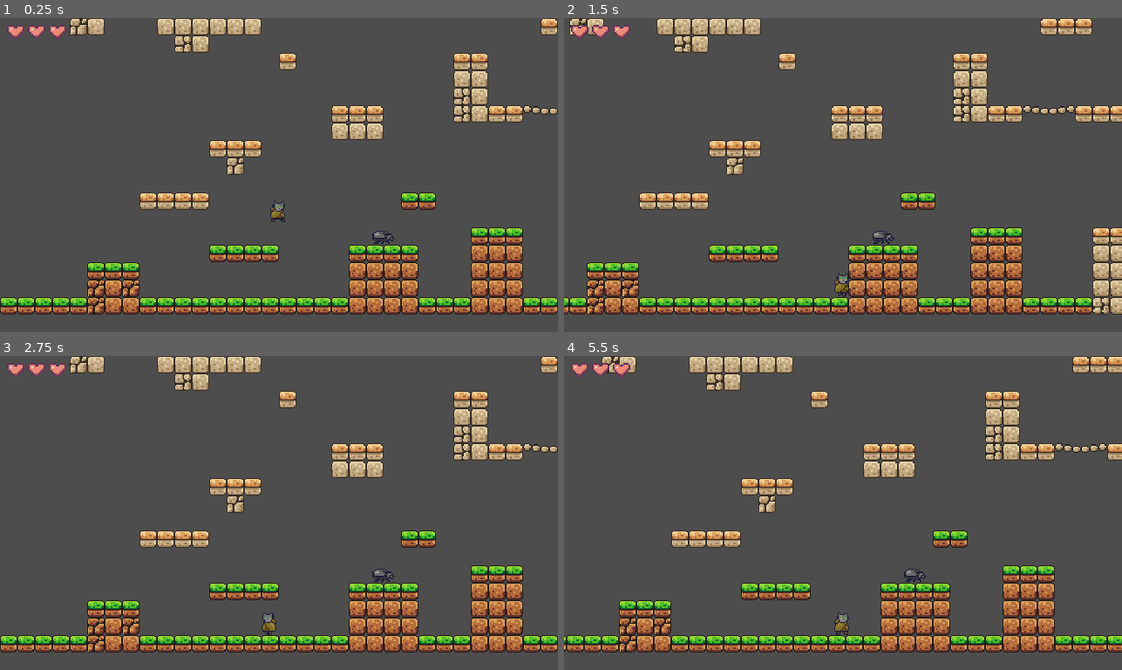
Above: before the commit, frames 1-4 (two rows, left to right).
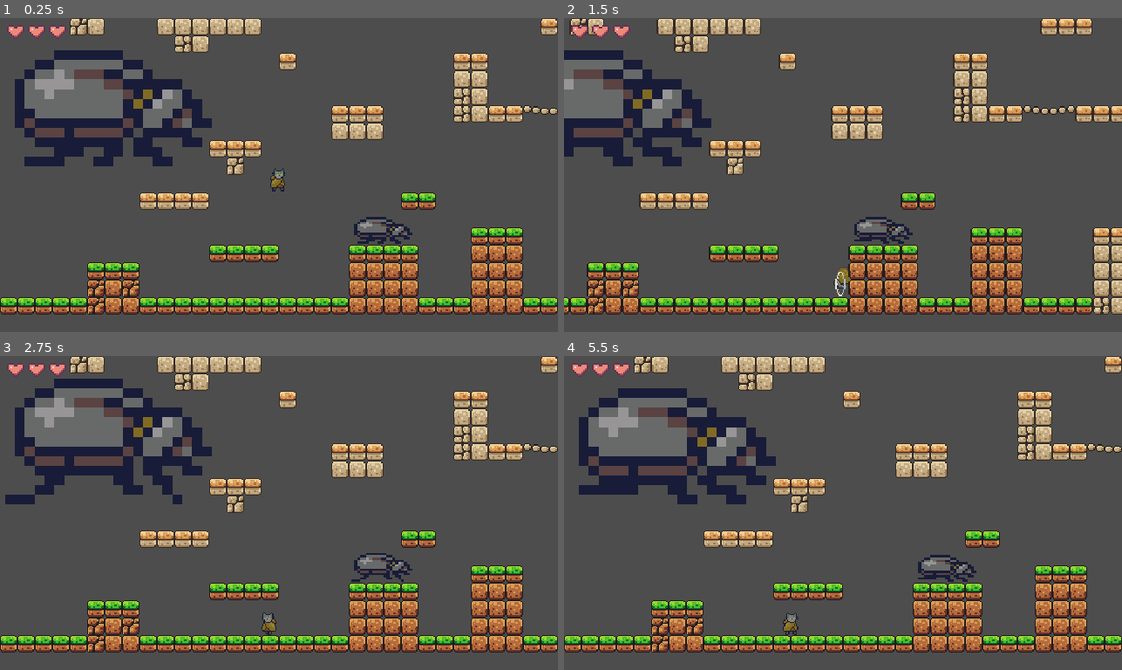
Above: after the commit, the same moments.

Repository: Peter-Bel/game-project-cat
Game: Godot game, scene res://Scenes/ScenesDefault/scene_right.tscn
Same seed, same stepped clock (60 frames per second), same inputs: the game is played once before the commit and once after it.
Inputs:
- Up to frame 1 (0.25 s): no input
- Up to frame 2 (1.5 s): hold D (right) from 0.53 s (still down); tap J (attack) at 0.6 s; tap Space (jump) at 0.77 s; tap K (spin, bound only after the commit) at 0.8, 1.35 s
- Up to frame 3 (2.75 s): tap Space (jump) at 1.52 s; tap J (attack) at 1.55, 2.1 s; release D (right) at 2.03 s; hold A (left) from 2.03 s (still down); tap K (spin, bound only after the commit) at 2.3 s
- Up to frame 4 (5.5 s): release A (left) at 2.78 s; hold D (right) 2.78-4.28 s; tap K (spin, bound only after the commit) at 2.85, 3.8, 4.35, 5.3 s; tap Space (jump) at 3.02, 3.77, 4.52 s; tap J (attack) at 3.05, 3.6, 4.55, 5.1 s; hold A (left) 4.28-5.03 s; hold D (right) from 5.03 s (still down)

The runs differ from the first frame. In frame 1, 9.1% of the frame differs, in the area x 2-74%, y 10-72%; in frame 2, 8.2%; in frame 3, 8.8%; in frame 4, 30%, in the area x 0-100%, y 0-95%.

Commit message:
Add files via upload

Diff:
--- a/catastrophe(draft)/Nodes/Enemies/enemy_1.gd
+++ b/catastrophe(draft)/Nodes/Enemies/enemy_1.gd
@@ -3,7 +3,18 @@
 
 
 # variables
-@onready var health = 10
+@onready var animated_sprite: AnimatedSprite2D = $AnimatedSprite2D
+@onready var health_node: Health = $Health
+@onready var animated_sprite_2d: AnimatedSprite2D = $AnimatedSprite2D
+
+var death_time: Timer = null
+var time_to_death = 0.2
+
+var knock = 1.5
+var knock_acc = 0.05
+var direction = Vector2(0,0)
+
+var active = true
 
 
 # Called when the node enters the scene tree for the first time.
@@ -13,17 +24,47 @@
 
 # Called every frame. 'delta' is the elapsed time since the previous frame.
 func _process(delta: float) -> void:
-	pass
+	if (!death_time and health_node.health <= 0):
+		death(time_to_death)
+		animated_sprite.play("Death")
+	if (health_node.health <= 0):
+		position.x += direction.x * knock
+		position.y += direction.y * knock
+		knock = lerp(knock, 0.0, knock_acc)
 
 
 # Attack area for player
 func _on_attack_area_body_entered(body: Node2D) -> void:
-	if (body is Player):
+	if (body is Player and active):
 		# print("Enemy")
 		var dir = global_position.direction_to(body.global_position)
 		body.damage(1, dir)
 
+# damage
+func damage(damage: int, dir: Vector2) -> void:
+	if (health_node.imortal):
+		pass
+	else:
+		direction = dir
+		# set health
+		health_node.set_health(health_node.health - damage)
+		print(health_node.health)
 
-# damage
-func damage(damage: int, direction: Vector2) -> void:
-	pass
+
+# death
+func death(time: float):
+	if death_time == null:
+		active = false
+		death_time = Timer.new()
+		add_child(death_time)
+		death_time.wait_time = time
+		death_time.one_shot = true
+		animated_sprite_2d.modulate = Color.DARK_GRAY
+	# Connect its timeout signal to a function we want called
+	death_time.timeout.connect(_on_death)
+	# Start the timer
+	death_time.start()
+# death timer complete
+func _on_death():
+	# remove self
+	self.queue_free()
--- a/catastrophe(draft)/Nodes/Enemies/enemy_1.tscn
+++ b/catastrophe(draft)/Nodes/Enemies/enemy_1.tscn
@@ -1,7 +1,8 @@
-[gd_scene load_steps=11 format=3 uid="uid://db3ey5xotuejn"]
+[gd_scene load_steps=12 format=3 uid="uid://db3ey5xotuejn"]
 
 [ext_resource type="Script" uid="uid://f0b5tcjxum0x" path="res://Nodes/Enemies/enemy_1.gd" id="1_f0t3t"]
 [ext_resource type="Texture2D" uid="uid://bxlacjwihcvv1" path="res://Assets/EnemyAssets/BugEnemy1.png" id="1_pp4sg"]
+[ext_resource type="Texture2D" uid="uid://cvye4sonqykxc" path="res://Assets/EnemyAssets/BugEnemyDeath.png" id="2_tfw8h"]
 [ext_resource type="PackedScene" uid="uid://kml4fhwc3cbe" path="res://Nodes/health.tscn" id="3_ldken"]
 
 [sub_resource type="RectangleShape2D" id="RectangleShape2D_vvc4h"]
@@ -27,6 +28,14 @@
 animations = [{
 "frames": [{
 "duration": 1.0,
+"texture": ExtResource("2_tfw8h")
+}],
+"loop": true,
+"name": &"Death",
+"speed": 5.0
+}, {
+"frames": [{
+"duration": 1.0,
 "texture": SubResource("AtlasTexture_f0t3t")
 }, {
 "duration": 1.0,
@@ -39,7 +48,7 @@
 "texture": SubResource("AtlasTexture_yit48")
 }],
 "loop": true,
-"name": &"default",
+"name": &"Idle",
 "speed": 6.0
 }]
 
@@ -47,20 +56,24 @@
 size = Vector2(14, 8)
 
 [node name="Enemy1" type="Node2D"]
-position = Vector2(0, -7)
 script = ExtResource("1_f0t3t")
 
-[node name="CollisionShape2D" type="CollisionShape2D" parent="."]
-position = Vector2(0, 6.5)
+[node name="Area2D" type="Area2D" parent="."]
+position = Vector2(0, 0.5)
+
+[node name="CollisionShape2D" type="CollisionShape2D" parent="Area2D"]
 shape = SubResource("RectangleShape2D_vvc4h")
 
 [node name="AnimatedSprite2D" type="AnimatedSprite2D" parent="."]
 light_mask = 2
 visibility_layer = 2
+position = Vector2(0, -6)
 sprite_frames = SubResource("SpriteFrames_pk2hw")
-frame_progress = 0.269769
+animation = &"Death"
+autoplay = "Idle"
 
 [node name="AttackArea" type="Area2D" parent="."]
+position = Vector2(0, -7)
 
 [node name="CollisionShape2D" type="CollisionShape2D" parent="AttackArea"]
 position = Vector2(0, 7)
@@ -68,6 +81,7 @@
 debug_color = Color(0.945767, 0.182034, 0.377748, 0.42)
 
 [node name="Health" parent="." instance=ExtResource("3_ldken")]
+max_health = 50
 
 [connection signal="area_entered" from="AttackArea" to="." method="_on_attack_area_area_entered"]
 [connection signal="body_entered" from="AttackArea" to="." method="_on_attack_area_body_entered"]
--- /dev/null
+++ b/catastrophe(draft)/Nodes/ParticlesAndGui/particle.gd
@@ -0,0 +1,37 @@
+extends Node2D
+
+# variables
+@onready var animated_sprite_2d: AnimatedSprite2D = $AnimatedSprite2D
+var type = 0
+
+
+# Called when the node enters the scene tree for the first time.
+func _ready() -> void:
+	pass # Replace with function body.
+
+# Called every frame. 'delta' is the elapsed time since the previous frame.
+func _process(delta: float) -> void:
+	pass
+
+# set sprite
+func spr(spr: String):
+	animated_sprite_2d.play(spr)
+	animated_sprite_2d.frame = 0
+
+# set image
+func img(img: Array):
+	var len = img.size()
+	#flip x
+	if (len >= 1):
+		animated_sprite_2d.flip_h = img[0]
+	if (len >= 2):
+		animated_sprite_2d.flip_v = img[1]
+	if (len >= 3):
+		animated_sprite_2d.rotation = deg_to_rad(img[2])
+		print(img[2])
+
+# animation finish
+func _on_animated_sprite_2d_animation_finished() -> void:
+	if (type == 0):
+		if animated_sprite_2d.animation_finished:
+			self.queue_free()
--- /dev/null
+++ b/catastrophe(draft)/Nodes/ParticlesAndGui/particle.tscn
@@ -0,0 +1,114 @@
+[gd_scene load_steps=16 format=3 uid="uid://bucsoxk0yio2p"]
+
+[ext_resource type="Script" uid="uid://5mjp4mskclwn" path="res://Nodes/ParticlesAndGui/particle.gd" id="1_em8jy"]
+[ext_resource type="Texture2D" uid="uid://d0aki2peysrg5" path="res://Assets/ParticleAssets/HitImpactParticle.png" id="1_y0y0j"]
+[ext_resource type="Texture2D" uid="uid://g3nlyc4nrs8k" path="res://Assets/ParticleAssets/PlayerAttackParticle.png" id="2_34fxq"]
+
+[sub_resource type="AtlasTexture" id="AtlasTexture_ym236"]
+atlas = ExtResource("2_34fxq")
+region = Rect2(0, 0, 48, 48)
+
+[sub_resource type="AtlasTexture" id="AtlasTexture_yk3re"]
+atlas = ExtResource("2_34fxq")
+region = Rect2(48, 0, 48, 48)
+
+[sub_resource type="AtlasTexture" id="AtlasTexture_i2nbh"]
+atlas = ExtResource("2_34fxq")
+region = Rect2(96, 0, 48, 48)
+
+[sub_resource type="AtlasTexture" id="AtlasTexture_yykhu"]
+atlas = ExtResource("2_34fxq")
+region = Rect2(0, 48, 48, 48)
+
+[sub_resource type="AtlasTexture" id="AtlasTexture_fs0hy"]
+atlas = ExtResource("2_34fxq")
+region = Rect2(48, 48, 48, 48)
+
+[sub_resource type="AtlasTexture" id="AtlasTexture_ckc08"]
+atlas = ExtResource("2_34fxq")
+region = Rect2(96, 48, 48, 48)
+
+[sub_resource type="AtlasTexture" id="AtlasTexture_kkfg7"]
+atlas = ExtResource("2_34fxq")
+region = Rect2(0, 96, 48, 48)
+
+[sub_resource type="AtlasTexture" id="AtlasTexture_em8jy"]
+atlas = ExtResource("1_y0y0j")
+region = Rect2(0, 0, 32, 32)
+
+[sub_resource type="AtlasTexture" id="AtlasTexture_34fxq"]
+atlas = ExtResource("1_y0y0j")
+region = Rect2(32, 0, 32, 32)
+
+[sub_resource type="AtlasTexture" id="AtlasTexture_d0j8p"]
+atlas = ExtResource("1_y0y0j")
+region = Rect2(64, 0, 32, 32)
+
+[sub_resource type="AtlasTexture" id="AtlasTexture_lyrmr"]
+atlas = ExtResource("1_y0y0j")
+region = Rect2(0, 32, 32, 32)
+
+[sub_resource type="SpriteFrames" id="SpriteFrames_lyrmr"]
+resource_local_to_scene = true
+animations = [{
+"frames": [],
+"loop": true,
+"name": &"default",
+"speed": 5.0
+}, {
+"frames": [{
+"duration": 1.0,
+"texture": SubResource("AtlasTexture_ym236")
+}, {
+"duration": 1.0,
+"texture": SubResource("AtlasTexture_yk3re")
+}, {
+"duration": 1.0,
+"texture": SubResource("AtlasTexture_i2nbh")
+}, {
+"duration": 1.0,
+"texture": SubResource("AtlasTexture_yykhu")
+}, {
+"duration": 1.0,
+"texture": SubResource("AtlasTexture_fs0hy")
+}, {
+"duration": 1.0,
+"texture": SubResource("AtlasTexture_ckc08")
+}, {
+"duration": 1.0,
+"texture": SubResource("AtlasTexture_kkfg7")
+}],
+"loop": false,
+"name": &"player_attack_hit",
+"speed": 15.0
+}, {
+"frames": [{
+"duration": 1.0,
+"texture": SubResource("AtlasTexture_em8jy")
+}, {
+"duration": 1.0,
+"texture": SubResource("AtlasTexture_34fxq")
+}, {
+"duration": 1.0,
+"texture": SubResource("AtlasTexture_d0j8p")
+}, {
+"duration": 1.0,
+"texture": SubResource("AtlasTexture_lyrmr")
+}],
+"loop": false,
+"name": &"player_dash",
+"speed": 8.0
+}]
+
+[node name="Particle" type="Node2D"]
+script = ExtResource("1_em8jy")
+
+[node name="AnimatedSprite2D" type="AnimatedSprite2D" parent="."]
+z_index = 2
+sprite_frames = SubResource("SpriteFrames_lyrmr")
+animation = &"player_attack_hit"
+autoplay = "default"
+frame = 6
+frame_progress = 1.0
+
+[connection signal="animation_finished" from="AnimatedSprite2D" to="." method="_on_animated_sprite_2d_animation_finished"]
--- /dev/null
+++ b/catastrophe(draft)/Nodes/ParticlesAndGui/scene_fade.gd
@@ -0,0 +1,30 @@
+extends ColorRect
+
+# variables
+var play = ''
+
+
+# Called when the node enters the scene tree for the first time.
+func _ready() -> void:
+	GameManager.pause_screen()
+	NavigationManager.scene_fade = self
+	# $AnimationPlayer.play('Dark')
+
+# Called every frame. 'delta' is the elapsed time since the previous frame.
+func _process(delta: float) -> void:
+	if (play != ''):
+		$AnimationPlayer.play(play)
+		play = ''
+
+# animation
+func fade(fade: bool):
+	if (fade):
+		play = 'Fade'
+		GameManager.pause_screen()
+	else:
+		play = 'Open'
+
+# unpause when finished
+func _on_animation_player_animation_finished(anim_name: StringName) -> void:
+	if ($AnimationPlayer.assigned_animation == 'Open'):
+		GameManager.unpause_screen()
--- /dev/null
+++ b/catastrophe(draft)/Nodes/ParticlesAndGui/scene_fade.tscn
@@ -0,0 +1,94 @@
+[gd_scene load_steps=7 format=3 uid="uid://22vqg3buca64"]
+
+[ext_resource type="Script" uid="uid://bl8xytl6ehge1" path="res://Nodes/ParticlesAndGui/scene_fade.gd" id="1_r7xk7"]
+
+[sub_resource type="Animation" id="Animation_5qtqw"]
+resource_name = "Dark"
+tracks/0/type = "value"
+tracks/0/imported = false
+tracks/0/enabled = true
+tracks/0/path = NodePath(".:modulate")
+tracks/0/interp = 1
+tracks/0/loop_wrap = true
+tracks/0/keys = {
+"times": PackedFloat32Array(0),
+"transitions": PackedFloat32Array(1),
+"update": 0,
+"values": [Color(1, 1, 1, 1)]
+}
+
+[sub_resource type="Animation" id="Animation_uuoja"]
+resource_name = "Fade"
+length = 0.3
+tracks/0/type = "value"
+tracks/0/imported = false
+tracks/0/enabled = true
+tracks/0/path = NodePath(".:modulate")
+tracks/0/interp = 1
+tracks/0/loop_wrap = true
+tracks/0/keys = {
+"times": PackedFloat32Array(0, 0.233333),
+"transitions": PackedFloat32Array(1, 1),
+"update": 0,
+"values": [Color(1, 1, 1, 0), Color(1, 1, 1, 1)]
+}
+
+[sub_resource type="Animation" id="Animation_j6esq"]
+resource_name = "Open"
+length = 0.3
+tracks/0/type = "value"
+tracks/0/imported = false
+tracks/0/enabled = true
+tracks/0/path = NodePath(".:modulate")
+tracks/0/interp = 1
+tracks/0/loop_wrap = true
+tracks/0/keys = {
+"times": PackedFloat32Array(0, 0.233333),
+"transitions": PackedFloat32Array(1, 1),
+"update": 0,
+"values": [Color(1, 1, 1, 1), Color(1, 1, 1, 0)]
+}
+
+[sub_resource type="Animation" id="Animation_r7xk7"]
+length = 0.001
+tracks/0/type = "value"
+tracks/0/imported = false
+tracks/0/enabled = true
+tracks/0/path = NodePath(".:modulate")
+tracks/0/interp = 1
+tracks/0/loop_wrap = true
+tracks/0/keys = {
+"times": PackedFloat32Array(0),
+"transitions": PackedFloat32Array(1),
+"update": 0,
+"values": [Color(1, 1, 1, 0)]
+}
+
+[sub_resource type="AnimationLibrary" id="AnimationLibrary_5qtqw"]
+_data = {
+&"Dark": SubResource("Animation_5qtqw"),
+&"Fade": SubResource("Animation_uuoja"),
+&"Open": SubResource("Animation_j6esq"),
+&"RESET": SubResource("Animation_r7xk7")
+}
+
+[node name="SceneFade" type="ColorRect"]
+process_mode = 2
+modulate = Color(1, 1, 1, 0)
+anchors_preset = 15
+anchor_right = 1.0
+anchor_bottom = 1.0
+grow_horizontal = 2
+grow_vertical = 2
+mouse_filter = 2
+color = Color(0, 0, 0, 1)
+script = ExtResource("1_r7xk7")
+
+[node name="AnimationPlayer" type="AnimationPlayer" parent="."]
+libraries = {
+&"": SubResource("AnimationLibrary_5qtqw")
+}
+autoplay = "Dark"
+movie_quit_on_finish = true
+
+[connection signal="animation_finished" from="AnimationPlayer" to="." method="_on_animation_player_animation_finished"]
--- a/catastrophe(draft)/Nodes/camera.gd
+++ b/catastrophe(draft)/Nodes/camera.gd
@@ -2,6 +2,7 @@
 
 # variables
 var shake = 0
+var shake_max = 0
 @onready var br = $BottomRight.get_global_position()
 @onready var tl = $TopLeft.get_global_position()
 
@@ -17,6 +18,13 @@
 
 # Called every frame. 'delta' is the elapsed time since the previous frame.
 func _process(delta: float) -> void:
+	# reset shake
+	if (shake <= 0):
+		shake_max = 0
+	if (shake_max > 0):
+		if (shake < shake_max):
+			shake = shake_max
+	# player and shake
 	var player = get_parent()
 	if (shake > 0):
 		limit_bottom = br.y + shake
@@ -33,3 +41,4 @@
 			limit_left = tl.x
 			global_position.y = player.global_position.y
 			global_position.x = player.global_position.x
+		shake_max = shake
--- a/catastrophe(draft)/Nodes/health.gd
+++ b/catastrophe(draft)/Nodes/health.gd
@@ -1,16 +1,14 @@
 extends Node
 class_name Health
 
+# signal
 signal health_zero
-
 
 # variables
 @export var max_health: int = 3 : set = set_max_health, get = get_max_health
+@onready var health: int = max_health : set = set_health, get = get_health
 @export var imortal: bool = false : set = set_imortal, get = get_imortal
-
 var imortal_time: Timer = null
-
-@onready var health: int = max_health : set = set_health, get = get_health
 
 
 # max health funcitons
--- a/catastrophe(draft)/Nodes/player.gd
+++ b/catastrophe(draft)/Nodes/player.gd
@@ -11,12 +11,17 @@
 const ATTACK_TIME = 50
 const ATTACK_ACC = 20
 const ATTACK_DAMAGE = 10
+const SPIN_ACC = 5
+const SPIN_VELOCITY_X = 185
+const SPIN_VELOCITY_Y = 250
+const SPIN_X_UP = -110
 @onready var animated_sprite: AnimatedSprite2D = $AnimatedSprite2D
 
 # variables
 @onready var attack = $AttackArea
 @onready var attack_shape = $AttackArea/AttackShape2D
 @onready var cam = $Camera
+@onready var scene_fade: ColorRect = $"../CanvasLayer/SceneFade"
 var spr_state = "Idle"
 var state_time = 0
 
@@ -34,6 +39,10 @@
 var death_time: Timer = null
 var time_to_death = 2
 
+var spin = true
+var dash_dir_x = 0
+var dash_dir_y = 0
+var spin_time = 0.0167 * 20
 
 
 # ready
@@ -48,10 +57,14 @@
 		else:
 			health_node.set_health(GameManager.player_hp)
 			health_gui.updateHearts(health_node.health)
-
+	# scene fading
+	if scene_fade:
+		scene_fade.fade(false)
+	else:
+		GameManager.unpause_screen()
 
 # death
-func death(time: int):
+func death(time: float):
 	if death_time == null:
 		death_time = Timer.new()
 		add_child(death_time)
@@ -84,6 +97,8 @@
 	# Add the gravity.
 	if not is_on_floor():
 		velocity += get_gravity() * delta
+	else:
+		spin = true
 
 	### Handle jump.
 	# timers
@@ -117,12 +132,28 @@
 		else:
 			velocity.x = move_toward(velocity.x, 0, SPEED)
 
-	### animation
+	## Spin Direction
+	dash_dir_x = direction
+	dash_dir_y = Input.get_axis("up", "down")
+
+	### animation and states
 	# idle (base)
 	if (spr_state == "Idle"):
 		if (health_node.health <= 0):
 			spr_state = "Death"
 			death(1)
+		elif Input.is_action_just_pressed("spin") and (dash_dir_x != 0 or dash_dir_y != 0) and spin: # spin
+			spr_state = "Spin"
+			state_time = spin_time
+			spin = false
+			if (dash_dir_y != 0):
+				velocity.y = SPIN_VELOCITY_Y * dash_dir_y
+				GameManager.particle("player_dash", position, 0, Vector2(0, 0), 0.0, [false, false ,90 * sign(dash_dir_y) + (20 * sign(dash_dir_x) * sign(-dash_dir_y))])
+			else:
+				GameManager.particle("player_dash", position, 0, Vector2(0, 0), 0.0, [animated_sprite.flip_h, false, 0])
+				velocity.x += SPIN_VELOCITY_X * dash_dir_x
+				velocity.y = SPIN_X_UP
+
 		elif Input.is_action_just_pressed("attack"): # attack
 			spr_state = "Attack"
 			cam.shake = 3
@@ -135,6 +166,14 @@
 		animated_sprite.frame = sign(velocity.y)
 	# play sprite
 	animated_sprite.play(spr_state)
+
+	## Spin
+	if (spr_state == "Spin"):
+		# x velocity
+		velocity.x = lerp(velocity.x, SPEED * direction, SPIN_ACC * delta)
+		# reset
+		if is_on_floor() and state_time != spin_time:
+			state_time = 0
 
 	### Attack
 	attack_shape.disabled = true
@@ -197,3 +236,22 @@
 		GameManager.player_hp = health_node.health
 		if (health_gui):
 			health_gui.updateHearts(health_node.health)
+
+
+# Enemy Attack
+func _on_attack_area_area_entered(area: Area2D) -> void:
+	# get correct area2D
+	var parent = null
+	if (area.name == "Area2D"):
+		parent = area.get_parent()
+	# if enemy
+	if parent is Enemy:
+		cam.shake = 5
+		var p_pos = parent.global_position
+		var dir = global_position.direction_to(parent.global_position)
+		var dist = global_position.distance_to(parent.global_position)
+		var mid = (global_position + parent.global_position) / 2
+		parent.damage(ATTACK_DAMAGE, dir)
+		# particle
+		GameManager.freeze_frame(0.15, 0.1)
+		GameManager.particle("player_attack_hit", mid, 0, Vector2(0, 0), 0.0, [animated_sprite.flip_h, false, 0])
--- a/catastrophe(draft)/Nodes/player.tscn
+++ b/catastrophe(draft)/Nodes/player.tscn
@@ -9,6 +9,7 @@
 [ext_resource type="Texture2D" uid="uid://cgreet26banyn" path="res://Assets/PlayerAssets/CatPlayerHurt.png" id="4_wmu34"]
 [ext_resource type="Texture2D" uid="uid://jc34rfcg6ipi" path="res://Assets/PlayerAssets/CatPlayerDeath.png" id="5_2hphp"]
 [ext_resource type="PackedScene" uid="uid://kml4fhwc3cbe" path="res://Nodes/health.tscn" id="6_r4ynj"]
+[ext_resource type="Texture2D" uid="uid://8qx237jf05n8" path="res://Assets/PlayerAssets/CatPlayerSpin.png" id="9_e3gfx"]
 
 [sub_resource type="ShaderMaterial" id="ShaderMaterial_2hphp"]
 resource_local_to_scene = true
@@ -100,6 +101,18 @@
 atlas = ExtResource("1_aoxlc")
 region = Rect2(24, 24, 24, 24)
 
+[sub_resource type="AtlasTexture" id="AtlasTexture_wvmdh"]
+atlas = ExtResource("9_e3gfx")
+region = Rect2(0, 0, 24, 24)
+
+[sub_resource type="AtlasTexture" id="AtlasTexture_bcmgr"]
+atlas = ExtResource("9_e3gfx")
+region = Rect2(24, 0, 24, 24)
+
+[sub_resource type="AtlasTexture" id="AtlasTexture_vvsb4"]
+atlas = ExtResource("9_e3gfx")
+region = Rect2(48, 0, 24, 24)
+
 [sub_resource type="SpriteFrames" id="SpriteFrames_r4ynj"]
 animations = [{
 "frames": [{
@@ -199,6 +212,20 @@
 }],
 "loop": true,
 "name": &"Run",
+"speed": 10.0
+}, {
+"frames": [{
+"duration": 1.0,
+"texture": SubResource("AtlasTexture_wvmdh")
+}, {
+"duration": 1.0,
+"texture": SubResource("AtlasTexture_bcmgr")
+}, {
+"duration": 1.0,
+"texture": SubResource("AtlasTexture_vvsb4")
+}],
+"loop": true,
+"name": &"Spin",
 "speed": 10.0
 }]
 
@@ -268,8 +295,10 @@
 [node name="AnimatedSprite2D" type="AnimatedSprite2D" parent="."]
 material = SubResource("ShaderMaterial_2hphp")
 sprite_frames = SubResource("SpriteFrames_r4ynj")
-animation = &"Idle"
+animation = &"Spin"
 autoplay = "Idle"
+frame = 2
+frame_progress = 0.718035
 
 [node name="Flash" type="AnimationPlayer" parent="AnimatedSprite2D"]
 libraries = {
@@ -291,3 +320,5 @@
 disabled = true
 
 [node name="Health" parent="." instance=ExtResource("6_r4ynj")]
+
+[connection signal="area_entered" from="AttackArea" to="." method="_on_attack_area_area_entered"]
--- a/catastrophe(draft)/Scenes/ScenesDefault/default.tscn
+++ b/catastrophe(draft)/Scenes/ScenesDefault/default.tscn
@@ -6,6 +6,7 @@
 [ext_resource type="Texture2D" uid="uid://ccpih8645yd7u" path="res://Assets/WorldAssets/world_tileset.png" id="3_hj5t5"]
 [ext_resource type="PackedScene" uid="uid://co111w4esd0op" path="res://Nodes/scene_collision.tscn" id="5_e6r0x"]
 [ext_resource type="PackedScene" uid="uid://caersxadafrrv" path="res://Assets/PlayerAssets/heart_container.tscn" id="6_bfx3a"]
+[ext_resource type="PackedScene" uid="uid://22vqg3buca64" path="res://Nodes/ParticlesAndGui/scene_fade.tscn" id="7_flwdu"]
 
 [sub_resource type="TileSetAtlasSource" id="TileSetAtlasSource_xe0gy"]
 texture = ExtResource("3_hj5t5")
@@ -216,6 +217,8 @@
 [node name="heartContainer" parent="CanvasLayer" instance=ExtResource("6_bfx3a")]
 metadata/_edit_use_anchors_ = true
 
+[node name="SceneFade" parent="CanvasLayer" instance=ExtResource("7_flwdu")]
+
 [editable path="Player/Camera"]
 [editable path="Doors/Door_L"]
 [editable path="Doors/Door_R"]
--- a/catastrophe(draft)/Scenes/ScenesDefault/scene_right.tscn
+++ b/catastrophe(draft)/Scenes/ScenesDefault/scene_right.tscn
@@ -7,6 +7,7 @@
 [ext_resource type="PackedScene" uid="uid://co111w4esd0op" path="res://Nodes/scene_collision.tscn" id="4_581nq"]
 [ext_resource type="PackedScene" uid="uid://db3ey5xotuejn" path="res://Nodes/Enemies/enemy_1.tscn" id="6_icrpp"]
 [ext_resource type="PackedScene" uid="uid://caersxadafrrv" path="res://Assets/PlayerAssets/heart_container.tscn" id="7_581nq"]
+[ext_resource type="PackedScene" uid="uid://22vqg3buca64" path="res://Nodes/ParticlesAndGui/scene_fade.tscn" id="8_78fb5"]
 
 [sub_resource type="TileSetAtlasSource" id="TileSetAtlasSource_yw86p"]
 texture = ExtResource("3_icrpp")
@@ -212,11 +213,18 @@
 
 [node name="Enemy1" parent="Enemies" instance=ExtResource("6_icrpp")]
 position = Vector2(352, 192)
+scale = Vector2(2.68, 2.04)
+
+[node name="Enemy2" parent="Enemies" instance=ExtResource("6_icrpp")]
+position = Vector2(104, 80)
+scale = Vector2(9.0224, 8.8816)
 
 [node name="CanvasLayer" type="CanvasLayer" parent="."]
 
 [node name="heartContainer" parent="CanvasLayer" instance=ExtResource("7_581nq")]
 metadata/_edit_use_anchors_ = true
 
+[node name="SceneFade" parent="CanvasLayer" instance=ExtResource("8_78fb5")]
+
 [editable path="Player/Camera"]
 [editable path="Doors/Door_L"]
--- a/catastrophe(draft)/Scripts/game_manager.gd
+++ b/catastrophe(draft)/Scripts/game_manager.gd
@@ -2,6 +2,8 @@
 
 # player values
 var player_hp = -1
+#particles
+var particle_node = preload("res://Nodes/ParticlesAndGui/particle.tscn")
 
 
 # freeze frame
@@ -10,3 +12,20 @@
 	var timer = get_tree().create_timer(timeScale * duration)
 	await timer.timeout
 	Engine.time_scale = 1
+
+# create particles
+func particle(spr: String, pos: Vector2, type: int, move: Vector2, speed: float, img: Array):
+	var inst = particle_node.instantiate()
+	# position and initialize
+	inst.position = pos
+	add_child(inst)
+	# sprite setting
+	inst.spr(spr)
+	# image setting
+	inst.img(img)
+
+# pause and unpause for screen transition
+func pause_screen():
+	get_tree().paused = true
+func unpause_screen():
+	get_tree().paused = false
--- a/catastrophe(draft)/Scripts/navigation_manager.gd
+++ b/catastrophe(draft)/Scripts/navigation_manager.gd
@@ -2,9 +2,19 @@
 
 signal on_trigger_player_spawn
 
+
+# variables
+var transition_time = 0.5
 var spawn_door
+var scene_fade = null
 
+# change scene
 func go_to_level(door, scene):
+	if (scene_fade):
+		print(scene_fade)
+		scene_fade.fade(true)
+	var timer = get_tree().create_timer(transition_time)
+	await timer.timeout
 	spawn_door = door
 	get_tree().change_scene_to_file(scene)
 
--- a/catastrophe(draft)/project.godot
+++ b/catastrophe(draft)/project.godot
@@ -56,6 +56,23 @@
 , Object(InputEventKey,"resource_local_to_scene":false,"resource_name":"","device":-1,"window_id":0,"alt_pressed":false …(186 unchanged characters)…
 ]
 }
+up={
+"deadzone": 0.2,
+"events": [Object(InputEventKey,"resource_local_to_scene":false,"resource_name":"","device":-1,"window_id":0,"alt_pressed":false,"shift_pressed":false,"ctrl_pressed":false,"meta_pressed":false,"pressed":false,"keycode":0,"physical_keycode":87,"key_label":0,"unicode":119,"location":0,"echo":false,"script":null)
+, Object(InputEventKey,"resource_local_to_scene":false,"resource_name":"","device":-1,"window_id":0,"alt_pressed":false,"shift_pressed":false,"ctrl_pressed":false,"meta_pressed":false,"pressed":false,"keycode":0,"physical_keycode":4194320,"key_label":0,"unicode":0,"location":0,"echo":false,"script":null)
+]
+}
+down={
+"deadzone": 0.2,
+"events": [Object(InputEventKey,"resource_local_to_scene":false,"resource_name":"","device":-1,"window_id":0,"alt_pressed":false,"shift_pressed":false,"ctrl_pressed":false,"meta_pressed":false,"pressed":false,"keycode":0,"physical_keycode":83,"key_label":0,"unicode":115,"location":0,"echo":false,"script":null)
+, Object(InputEventKey,"resource_local_to_scene":false,"resource_name":"","device":-1,"window_id":0,"alt_pressed":false,"shift_pressed":false,"ctrl_pressed":false,"meta_pressed":false,"pressed":false,"keycode":0,"physical_keycode":4194322,"key_label":0,"unicode":0,"location":0,"echo":false,"script":null)
+]
+}
+spin={
+"deadzone": 0.2,
+"events": [Object(InputEventKey,"resource_local_to_scene":false,"resource_name":"","device":-1,"window_id":0,"alt_pressed":false,"shift_pressed":false,"ctrl_pressed":false,"meta_pressed":false,"pressed":false,"keycode":0,"physical_keycode":75,"key_label":0,"unicode":107,"location":0,"echo":false,"script":null)
+]
+}
 
 [layer_names]
 
Binary file added: catastrophe(draft)/Assets/EnemyAssets/BugEnemyDeath.png
Not shown, added: catastrophe(draft)/Assets/EnemyAssets/BugEnemyDeath.png.import
Binary file added: catastrophe(draft)/Assets/ParticleAssets/HitImpactParticle.png
Not shown, added: catastrophe(draft)/Assets/ParticleAssets/HitImpactParticle.png.import
Binary file added: catastrophe(draft)/Assets/ParticleAssets/PlayerAttackParticle.png
Not shown, added: catastrophe(draft)/Assets/ParticleAssets/PlayerAttackParticle.png.import
Binary file added: catastrophe(draft)/Assets/PlayerAssets/CatPlayerSpin.png
Not shown, added: catastrophe(draft)/Assets/PlayerAssets/CatPlayerSpin.png.import
Not shown, added: catastrophe(draft)/Nodes/ParticlesAndGui/particle.gd.uid
Not shown, added: catastrophe(draft)/Nodes/ParticlesAndGui/scene_fade.gd.uid
Not shown: 1 places in catastrophe(draft)/Nodes/player.tscn that only renumber resources
Not shown: 1 places in catastrophe(draft)/Scenes/ScenesDefault/default.tscn that only renumber resources
(and 1 more such lines)
